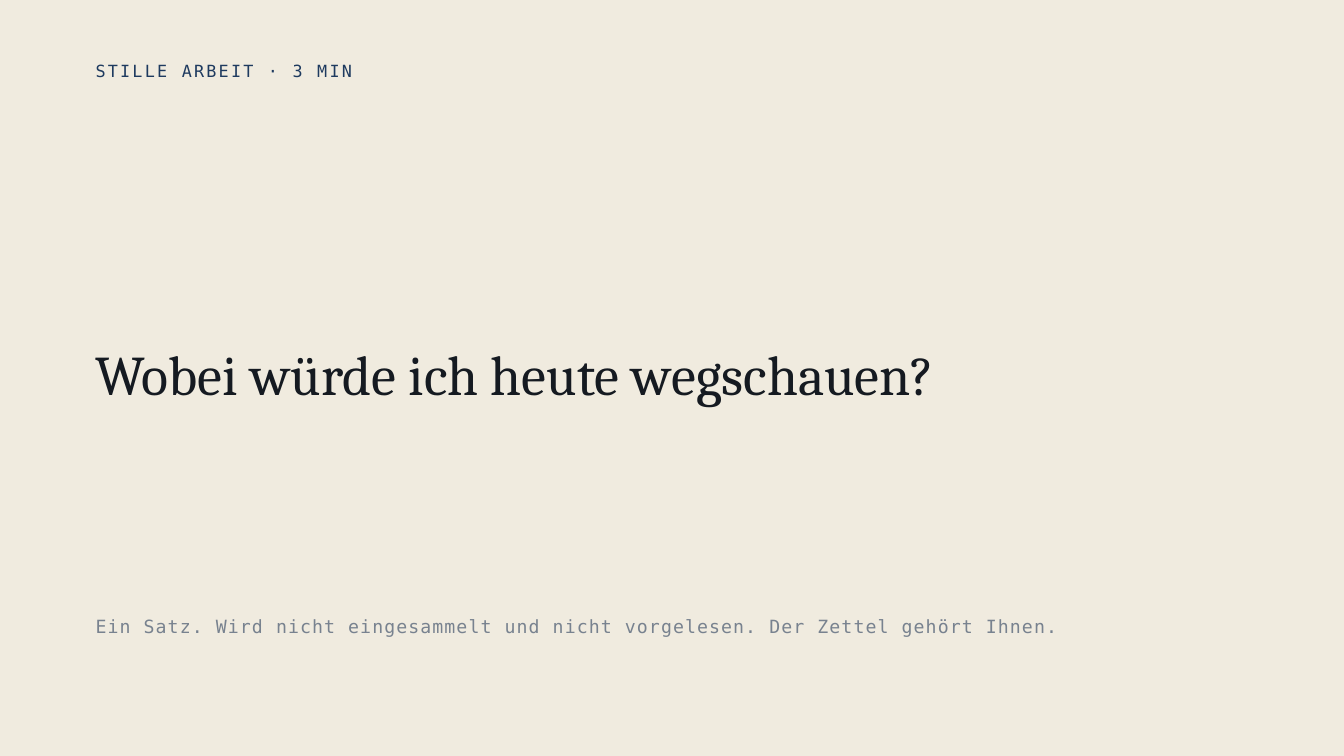
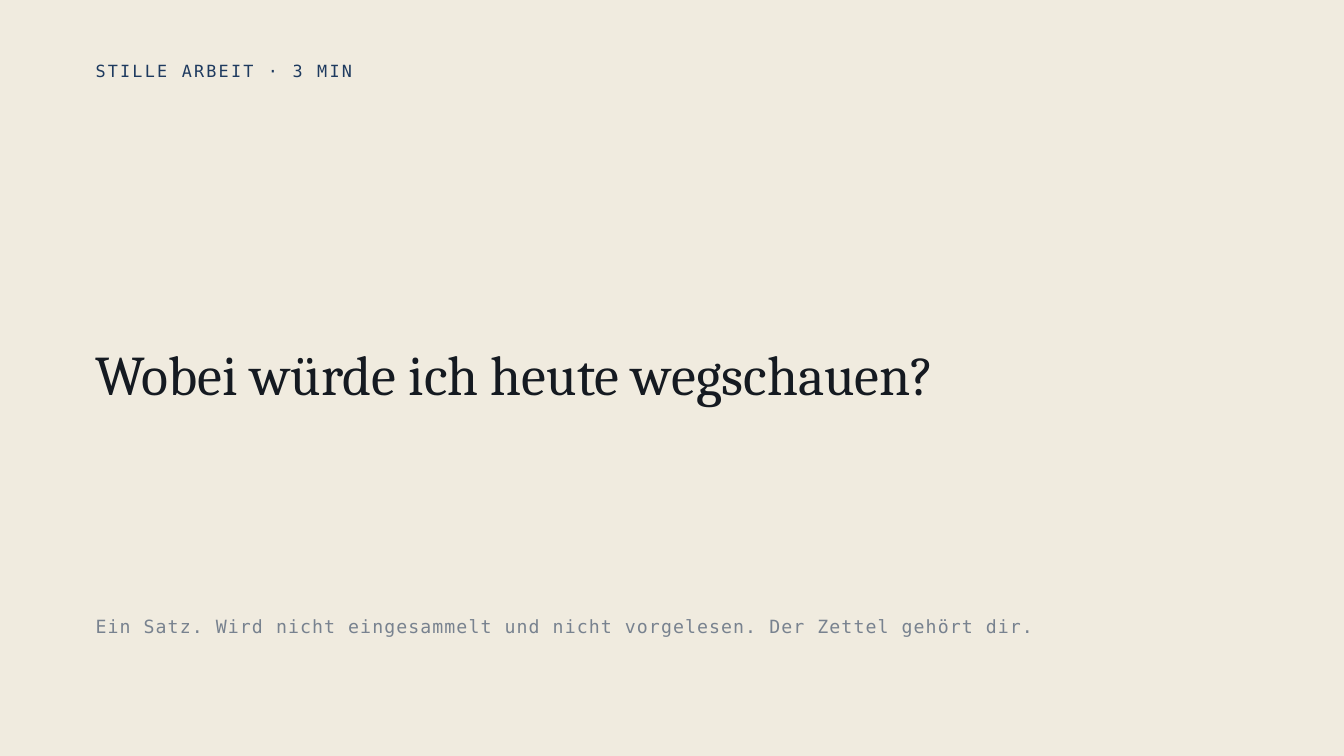
Before and after one commit to markuseckstein/teach, a slide deck: slide 39 of reli-kirche-und-staat/praesentation/Kirche-und-Staat-Beamer.pptx. Drawn at 1344x756 pixels with LibreOffice and Linux fonts; fonts in the diff are those of the drawing. Boxes give left, top, right and bottom in pixels: in the first picture for what was removed or moved away, otherwise in the second. Text is boxed around its words. In the diff, an @@ line names an element or a change of style, - is before the commit and + after.

```diff
--- a/reli-kirche-und-staat/praesentation/Kirche-und-Staat-Beamer.pptx
+++ b/reli-kirche-und-staat/praesentation/Kirche-und-Staat-Beamer.pptx
@@ text at bbox=[96, 619, 1033, 637]: text changed @@
-Ein Satz. Wird nicht eingesammelt und nicht vorgelesen. Der Zettel gehört Ihnen.
+Ein Satz. Wird nicht eingesammelt und nicht vorgelesen. Der Zettel gehört dir.
```
Also in this commit, not shown: 9 other slides changed, 22 other files.
